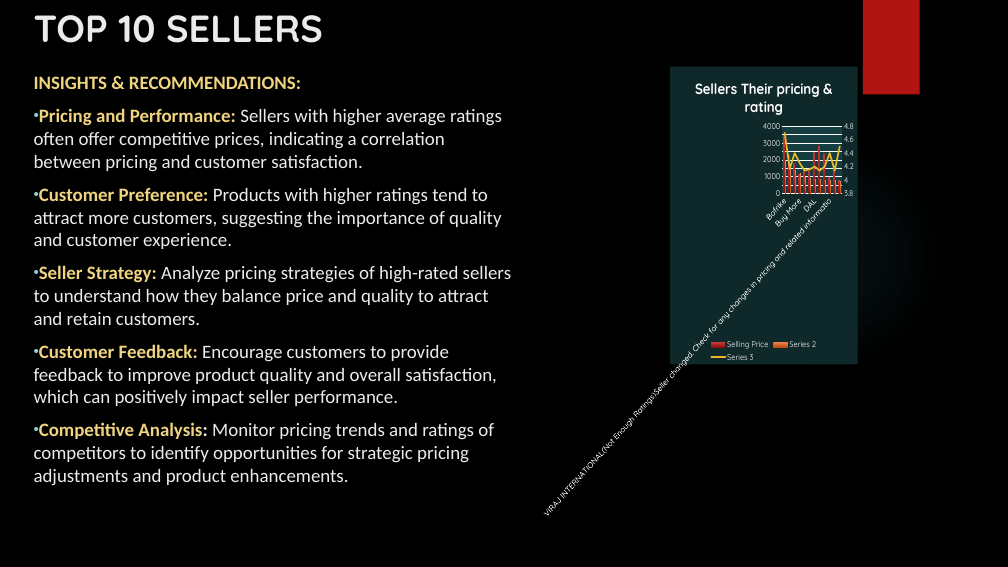
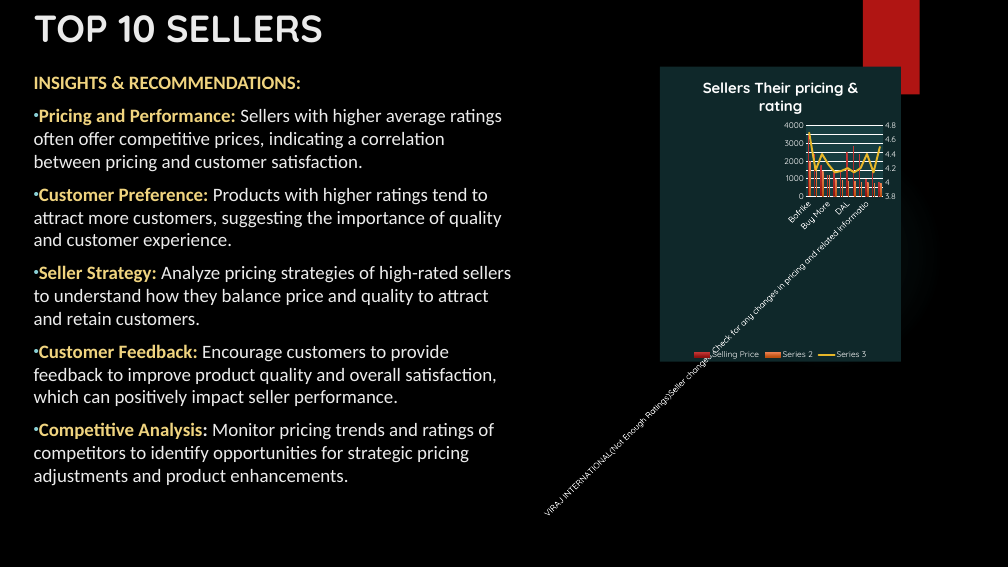
Before and after one commit to SG9822/E-Commerce-Analysis, a slide deck: slide 9 of E-COMMERCE ANALYSIS.pptx (slide 7 before the commit). Drawn at 1008x567 pixels with LibreOffice and Linux fonts; fonts in the diff are those of the drawing; background and template pictures are left out. Boxes give left, top, right and bottom in pixels: in the first picture for what was removed or moved away, otherwise in the second. Text is boxed around its words. In the diff, an @@ line names an element or a change of style, - is before the commit and + after.

```diff
--- a/E-COMMERCE ANALYSIS.pptx
+++ b/E-COMMERCE ANALYSIS.pptx
@@ column chart: place and size @@
-column chart at box(542, 67, 858, 519)
+column chart at box(542, 67, 901, 519)
```
Also in this commit, not shown: 5 other slides changed, 2 slides added.
